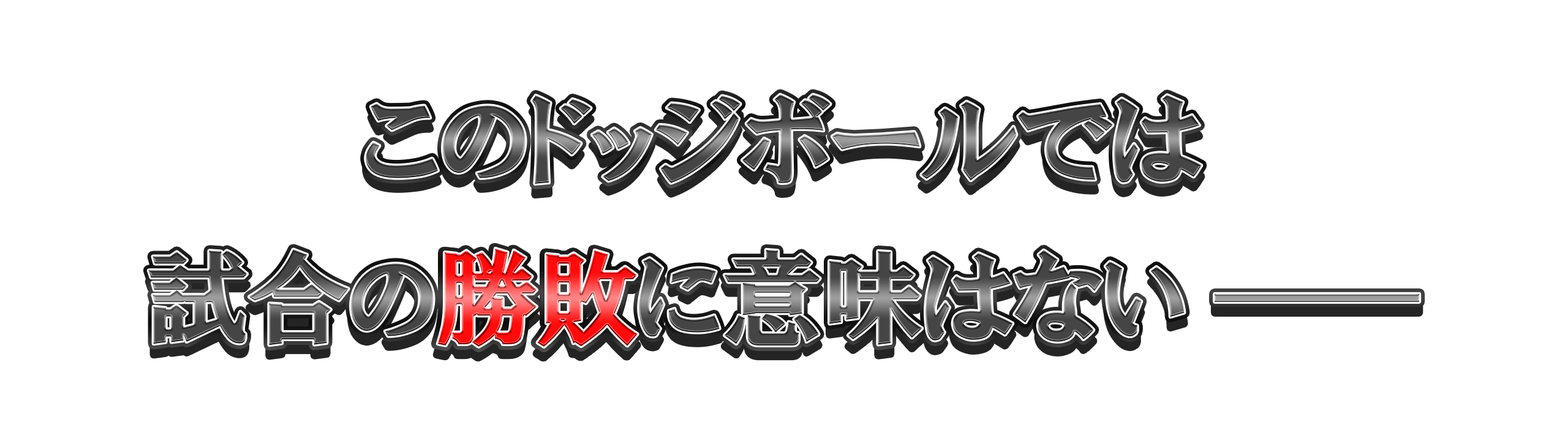
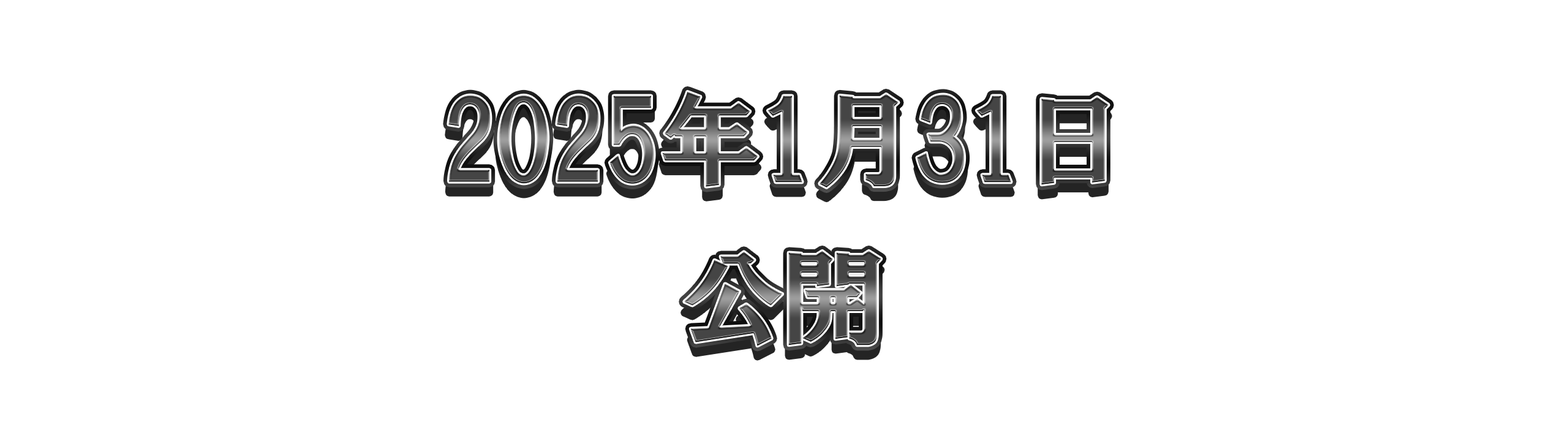
The second 1568 x 441 image is a revision of the first. Changes to its layers:
added group "グループ 3 のコピー 2" with 2 layers above "グループ 3 のコピー" over 448, 91, 1109, 347
added layer "公開" in group "グループ 3 のコピー 2" over 684, 250, 882, 347
added layer "2025年1月31日" in group "グループ 3 のコピー 2" over 448, 91, 1109, 189
hid group "グループ 3" (3 layers) over 148, 94, 1420, 348
